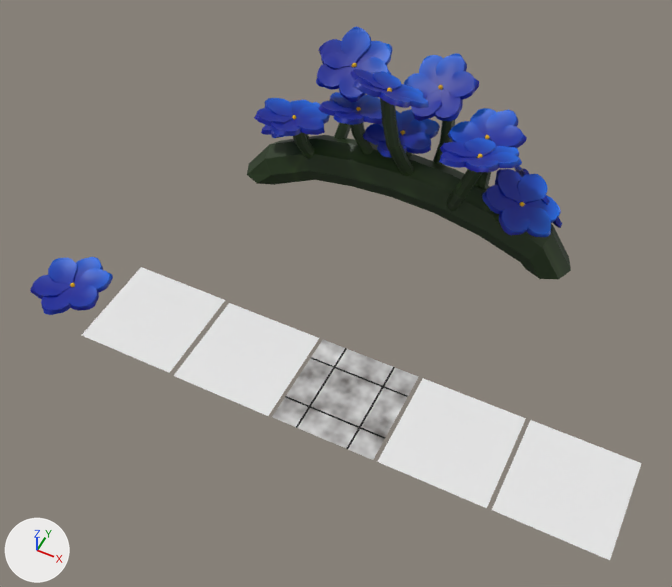
One commit to the Blender file assets/3D_models/objects/caule/caule.blend: the scene before it, then after it.
Rendered twice from a 50 mm camera at (15.6, -28.1, 28.0) aimed at (5.1, -7.1, 1.7). Lighting does not change. The marker at lower left points along +X, +Y and +Z. The first picture is the older version.

Before the edit, the objects in view are built like this:
```python
ob_carpete = bpy.data.objects.new('Carpete', me_plane_002)
ob_carpete.location = (-1.17, -10.25, 0.39)
ob_carpete.rotation_euler = (0.0, 0.0, 1.571)  # degrees (0, 0, 90)
ob_carpete.scale = (2.0, 2.0, 2.0)
ob_chão_madeira = bpy.data.objects.new('Chão Madeira', me_plane_001)
ob_chão_madeira.location = (3.0, -10.26, 0.31)
ob_chão_madeira.scale = (2.0, 2.0, 2.0)
ob_chão_terraço = bpy.data.objects.new('Chão Terraço', me_plane)
ob_chão_terraço.location = (7.12, -10.22, 0.28)
ob_flor_modelo = bpy.data.objects.new('Flor Modelo', me_plane_026)
ob_flor_modelo.location = (-5.07, -10.28, 0.37)
ob_flor_modelo.rotation_euler = (-0.0285, -0.0032, 2.298)  # degrees (-1.6, -0.2, 132)
ob_flor_modelo.scale = (0.299, 0.299, 0.299)
ob_flor_modelo_006 = bpy.data.objects.new('Flor Modelo.006', me_plane_037)
ob_flor_modelo_006.location = (4.35, 0.61, 3.66)
ob_flor_modelo_006.rotation_euler = (-0.0285, -0.0032, 2.298)  # degrees (-1.6, -0.2, 132)
ob_flor_modelo_006.scale = (0.299, 0.299, 0.299)
ob_parede_1 = bpy.data.objects.new('Parede 1', me_plane_003)
ob_parede_1.location = (11.25, -10.21, 0.28)
ob_parede_2 = bpy.data.objects.new('Parede 2', me_plane_005)
ob_parede_2.location = (15.39, -10.19, 0.28)
# also in view: 'Flor Modelo.005' at (0.3, -1.4, 4.4); 'Caule' at (4.8, 0.1, 3.2); 'Flor Modelo.001' at (2.0, 0.8, 6.2); 'Flor Modelo.003' at (5.3, 1.8, 5.5); 'Flor Modelo.004' at (8.3, -1.4, 5.5)
```
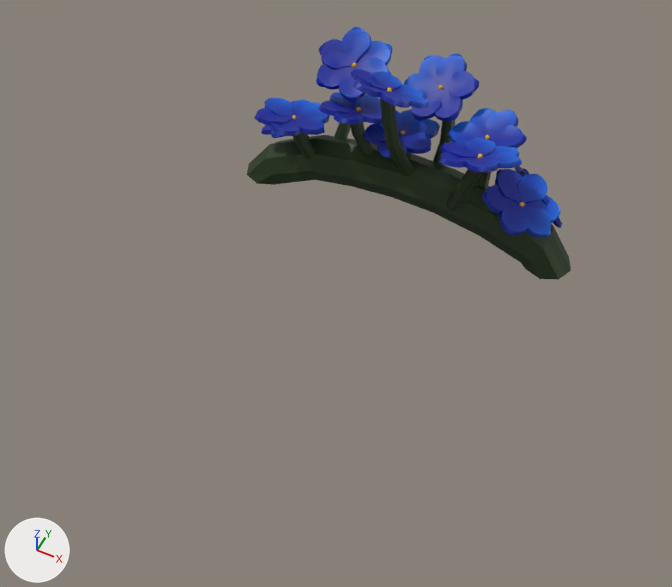
Location of each change, [x1, y1, x2, y2] in pixels of the pictures (672 x 587 px):
'Parede 2', deleted: before [492, 420, 641, 560]
'Parede 1', deleted: before [378, 378, 526, 508]
'Chão Terraço', deleted: before [272, 340, 418, 460]
'Chão Madeira', deleted: before [174, 303, 319, 416]
'Carpete', deleted: before [82, 267, 225, 373]
'Flor Modelo', deleted (blue): before [30, 257, 113, 315]
    faces in mat_pétala: [30, 257, 113, 315]

The change in detail:
Object 'Chão Terraço' (ob_chão_terraço) is deleted.
Object 'Chão Madeira' (ob_chão_madeira) is deleted.
Object 'Carpete' (ob_carpete) is deleted.
Object 'Parede 1' (ob_parede_1) is deleted.
Object 'Parede 2' (ob_parede_2) is deleted.
Object 'Flor Modelo' (ob_flor_modelo) is deleted.
